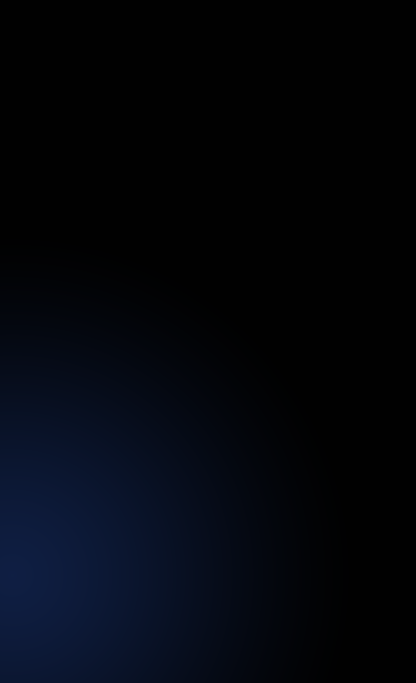
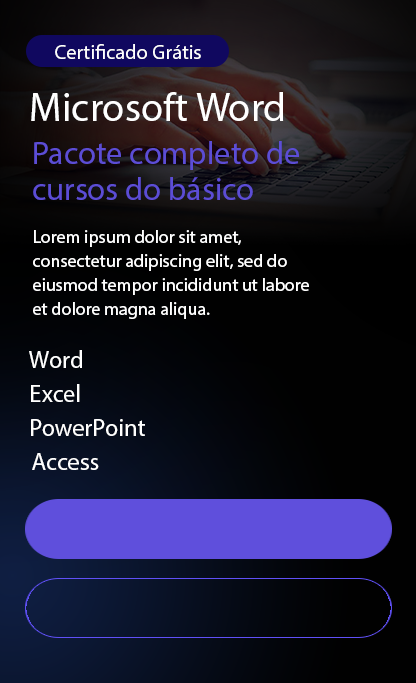
Comparing the layer stacks of the two (416, 683) images. Changes:
added group "certificado" with 2 layers above "Microsoft Word" over [26, 35, 229, 67]
added layer "Certificado Grátis" in group "certificado" over [55, 44, 201, 59]
added layer "Retângulo Arredondado 2" in group "certificado" over [26, 35, 229, 67]
added layer "Microsoft Word" above "Pacote completo de cursos do básico" over [31, 92, 284, 121]
added layer "Pacote completo de cursos do básico" above "Lorem ipsum dolor sit amet, consectetur adipiscing elit, sed do" over [33, 141, 299, 200]
added layer "Lorem ipsum dolor sit amet, consectetur adipiscing elit, sed do" above "cursos" over [33, 230, 309, 319]
added group "cursos" with 4 layers above "Retângulo Arredondado 1 copiar" over [29, 350, 145, 470]
added layer "Access" in group "cursos" over [32, 453, 99, 470]
added layer "PowerPoint" in group "cursos" over [31, 419, 145, 436]
added layer "Excel" in group "cursos" over [31, 384, 80, 402]
added layer "Word" in group "cursos" over [29, 350, 82, 368]
showed "Retângulo Arredondado 1 copiar", painted on it over [25, 499, 392, 559]
showed "Retângulo Arredondado 1", painted on it over [25, 578, 392, 638]
added group "fundo" with 5 layers above "Plano de Fundo" over [0, 0, 416, 638]
added layer "Preenchimento de Cor 1" in group "fundo" over [0, 0, 416, 465]
added layer "Preenchimento de Cor 2" (pin light, 27%) in group "fundo" over [0, 0, 416, 638]
showed "width-768-2", opacity 50% → 76%, moved it into group "fundo", painted on it over [0, 0, 416, 257]
moved "Preenchimento Gradiente 1" into group "fundo" over [0, 0, 416, 638]
